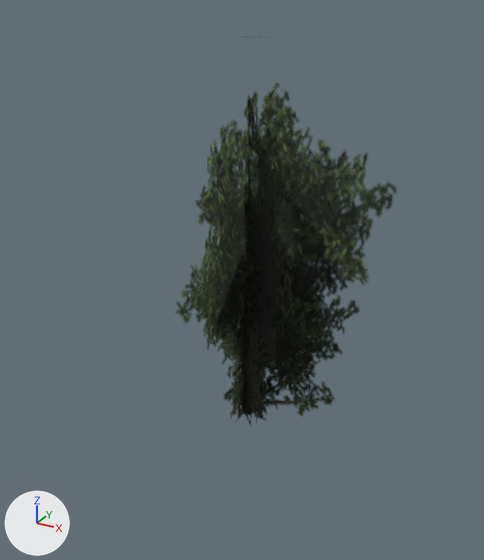
The glTF model app/world/hand/veg/cypress.glb as it was, and as the next commit left it.
Rendered twice from a 50 mm lens placed at (6.17, -11.32, 9.0), pointed at (0.02, -0.15, 3.42). The lights are fixed; the arrows at lower left show +X, +Y and +Z. The first picture is the older version. Where no turn or scale is listed for an object, it has been applied to the vertices.

The first picture shows 'cypress_lod1'.
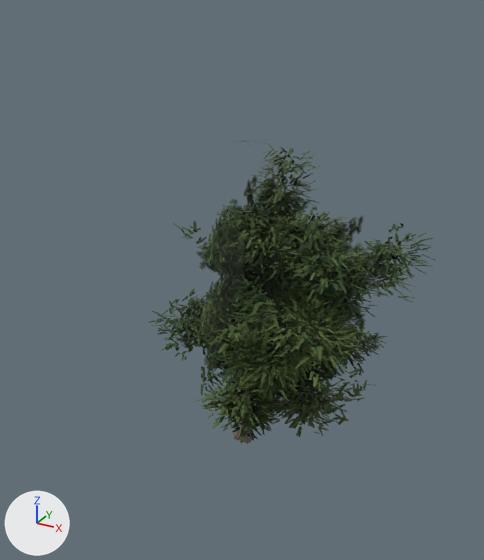
The newer file is also rescaled (x2.622) as a whole; pictures and numbers use the older file's frame.

Pixel boxes (x1, y1, x2, y2) of what changed, in the pictures (484 x 560 px):
'cypress_lod1', rescaled: before (176, 83, 397, 426); after (177, 176, 390, 426)
'cypress_lod0_1', added (green): after (147, 145, 435, 443)
'cypress_lod0_0', added (mostly hidden): after (183, 175, 399, 444)

Diff of the bpy script that builds the scene:
```diff
--- a/app/world/hand/veg/cypress.glb.py
+++ b/app/world/hand/veg/cypress.glb.py
@@ img_cypress_bark @@
+img_cypress_bark = load_image('cypress_bark', '_unpacked/cypress_bark', 512, 1024, 'sRGB')
@@ mat_cypress_leaf @@
+mat_cypress_leaf = bpy.data.materials.new('cypress_leaf')
+mat_cypress_leaf.use_nodes = True; mat_cypress_leaf.node_tree.nodes.clear()
+_N = mat_cypress_leaf.node_tree.nodes; _L = mat_cypress_leaf.node_tree.links
+n0 = _N.new('ShaderNodeBsdfPrincipled'); n0.name = 'Principled BSDF'
+n0.inputs[2].default_value = 1.0  # 'Roughness'
+n1 = _N.new('ShaderNodeOutputMaterial'); n1.name = 'Material Output'
+n2 = _N.new('ShaderNodeVertexColor'); n2.name = 'Color Attribute'
+_L.new(n0.outputs[0], n1.inputs[0])  # 'BSDF' to 'Surface'
+_L.new(n2.outputs[0], n0.inputs[0])  # 'Color' to 'Base Color'
@@ mat_cypress_bark @@
+mat_cypress_bark = principled_material('cypress_bark')
+mat_cypress_bark.texture = img_cypress_bark
+mat_cypress_bark.roughness = 1.0
@@ me_cypress_lod1 @@
 # used by ob_cypress_lod1; location = (0.0, 0.0, 0.0)
-me_cypress_lod1.from_pydata(...)  # 16 vertices, 8 faces; spans x -3.84..3.84, y -3.84..3.84, z 0.0..8.16
+me_cypress_lod1.from_pydata(...)  # 16 vertices, 8 faces; spans x -3.84..3.84, y -3.84..3.84, z 0.0..6.27
+# me_cypress_lod1 part 1: the whole mesh is scaled about the mesh origin by (1, 1, 0.768)
 me_cypress_lod1.materials.append(mat_cypress_imp)
@@ me_mesh_1 @@
+me_mesh_1.from_pydata(...)  # 64236 vertices, 32118 faces; spans x -1.95..3.77, y -2.28..3.18, z -0.37..6.21
+me_mesh_1.materials.append(mat_cypress_leaf)
@@ me_mesh_0 @@
+me_mesh_0.from_pydata(...)  # 4276 vertices, 6526 faces; spans x -1.38..3.12, y -1.63..2.42, z -0.68..5.89
+me_mesh_0.materials.append(mat_cypress_bark)  # picture img_cypress_bark
@@ ob_cypress_lod0_1 @@
+ob_cypress_lod0_1 = bpy.data.objects.new('cypress_lod0_1', me_mesh_1)
+ob_cypress_lod0_1.location = (0.0, 0.0, 0.0)
@@ ob_cypress_lod0_0 @@
+ob_cypress_lod0_0 = bpy.data.objects.new('cypress_lod0_0', me_mesh_0)
+ob_cypress_lod0_0.location = (0.0, 0.0, 0.0)
```
